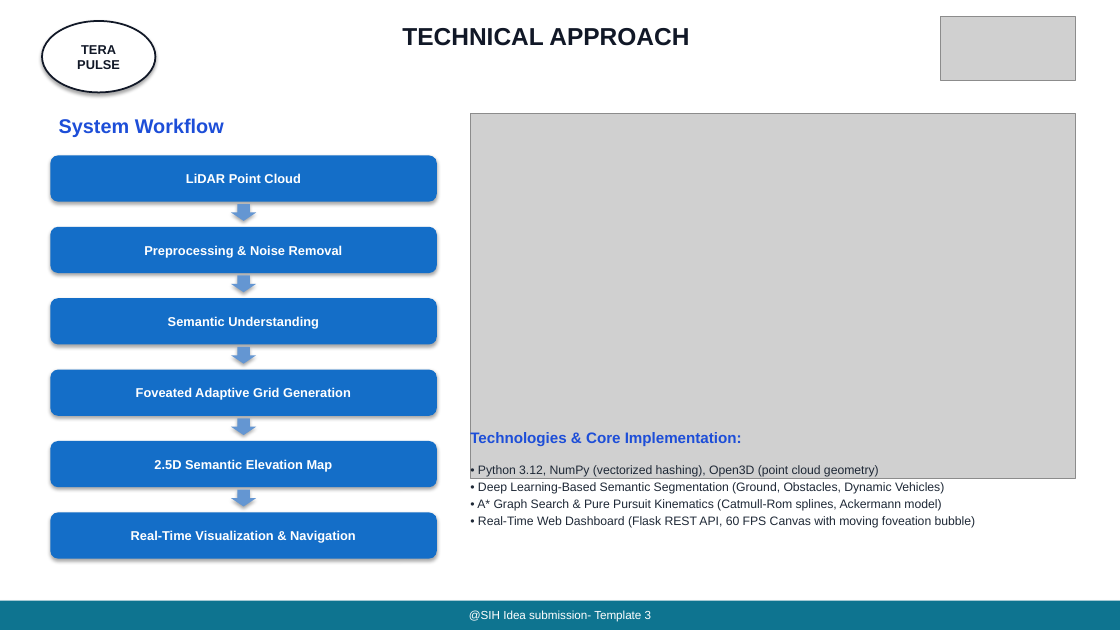
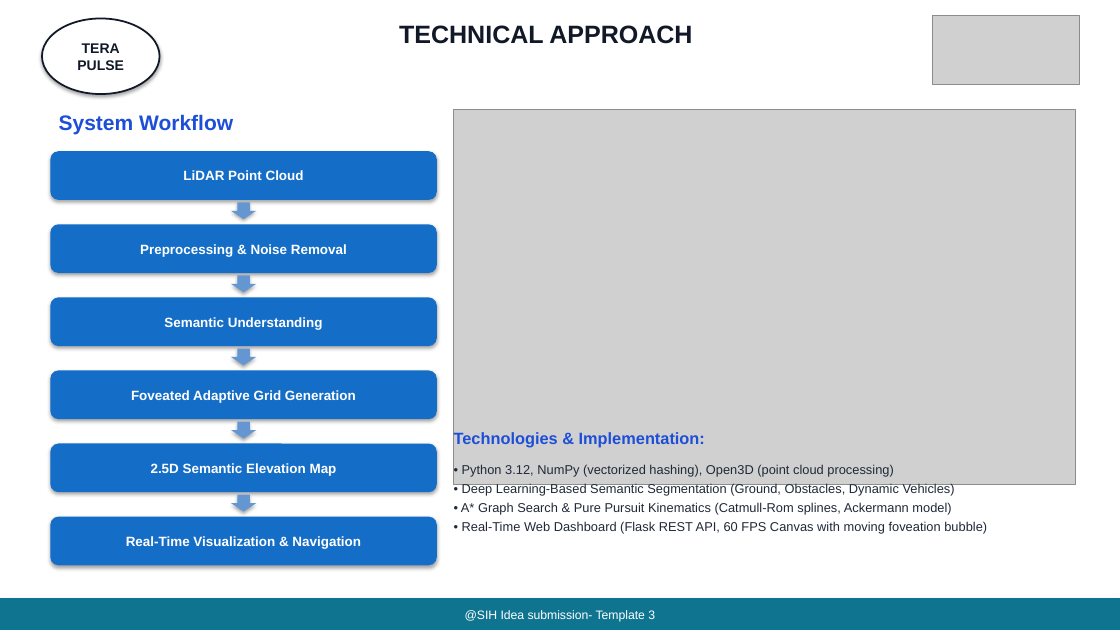
Before and after one commit to AbhayVerma628/SIh26053_Lidar, a slide deck: slide 3 of docs/SIH26053_TeraPulse_Official_Presentation.pptx. Drawn at 1120x630 pixels with LibreOffice and Linux fonts; fonts in the diff are those of the drawing; grey boxes stand for pictures. Boxes give left, top, right and bottom in pixels: in the first picture for what was removed or moved away, otherwise in the second. Text is boxed around its words. In the diff, an @@ line names an element or a change of style, - is before the commit and + after.

Commit message:
style: increase font sizes and enlarge images across all 6 slides

```diff
--- a/docs/SIH26053_TeraPulse_Official_Presentation.pptx
+++ b/docs/SIH26053_TeraPulse_Official_Presentation.pptx
@@ ellipse "TERA PULSE": place and size @@
-ellipse "TERA PULSE" at [42, 21, 155, 92]
+ellipse "TERA PULSE" at [42, 18, 160, 94]
@@ ellipse "TERA PULSE" at [42, 18, 160, 94]: size 11 to 12 pt @@
@@ text "TECHNICAL APPROACH" at [399, 25, 692, 44]: size 21 to 21.5 pt @@
@@ picture: place and size @@
-picture at [941, 17, 1075, 81]
+picture at [933, 15, 1080, 85]
@@ text "System Workflow" at [59, 114, 233, 134]: size 17 to 18 pt @@
@@ picture: place and size @@
-picture at [471, 113, 1075, 479]
+picture at [454, 109, 1075, 485]
@@ rounded rectangle "LiDAR Point Cloud": place and size @@
-rounded rectangle "LiDAR Point Cloud" at [50, 155, 437, 202]
+rounded rectangle "LiDAR Point Cloud" at [50, 151, 437, 200]
@@ text at [454, 432, 705, 448]: text changed; size 13 to 14 pt @@
-Technologies & Core Implementation:
+Technologies & Implementation:
@@ text "• Python 3.12, NumPy (vectorized ...": place and size @@
-text "• Python 3.12, NumPy (vectorized ..." at [477, 465, 976, 528]
+text "• Python 3.12, NumPy (vectorized ..." at [461, 464, 987, 534]
@@ text at [462, 464, 893, 477]: text changed; size 10.5 to 11 pt @@
-• Python 3.12, NumPy (vectorized hashing), Open3D (point cloud geometry)
+• Python 3.12, NumPy (vectorized hashing), Open3D (point cloud processing)
@@ 2 rounded rectangles, 2 down arrows: place and size @@
-2 rounded rectangles, 2 down arrows at [50, 418, 437, 559]
+2 rounded rectangles, 2 down arrows at [50, 422, 437, 565]
@@ text at [461, 483, 987, 534]: size 10.5 to 11 pt in "• Deep Learning-Based Semantic Segmentation (Ground, Obstacl ...", "• A* Graph Search & Pure Pursuit ...", "• Real-Time Web Dashboard (Flask REST API, ..."; more space between paragraphs @@
@@ size 11 to 11.5 pt in 6 elements at [50, 297, 437, 346], [50, 224, 437, 273], [50, 371, 437, 419], [50, 151, 437, 200], [50, 444, 437, 492], [50, 517, 437, 565] @@
@@ rectangle "@SIH Idea submission- Template 3" at [0, 598, 1120, 630]: size 10 to 10.5 pt @@
```
Also in this commit, not shown: 5 other slides changed, 2 other files.
